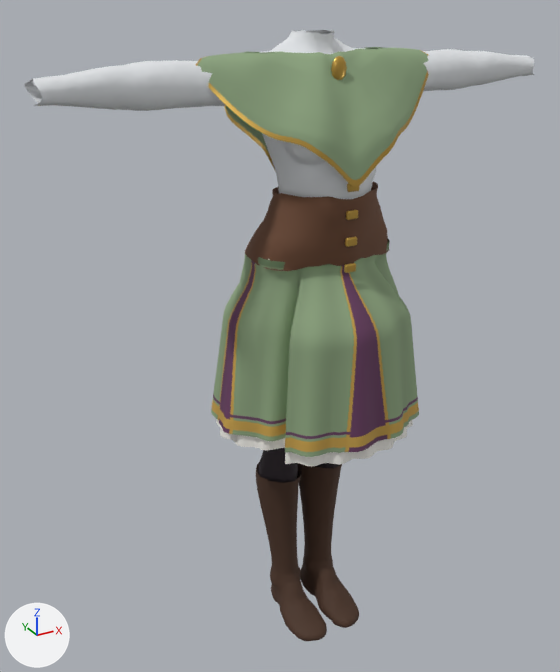
Two versions of the glTF model game/assets/models/characters/freyja_outfit.glb, one commit apart.
Both versions are drawn from a camera (50 mm lens) standing at (-0.789, -1.294, 1.401) and looking at (-0.055, 0.041, 0.734). Arrows for +X, +Y and +Z are at lower left; the lights stay in place. The first picture is the older version. Vertices at exactly the same position are counted once.

Objects in the first picture: 'Blouse', 'Boots', 'Capelet', 'Clasp', 'Corset', 'Petticoat', 'Skirt', 'Tights' and 4 more.
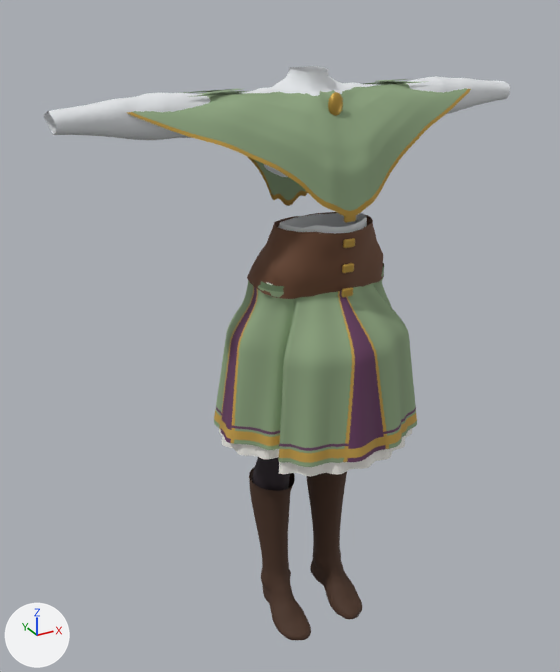
What changed in the scene script:
```text
Change me_face_baked_003:
    remove me_face_baked_003.from_pydata(...)  # 8608 vertices, 16932 faces; spans x -0.526..0.526, y -0.133..0.09, z 0.917..1.343
    add me_face_baked_003.from_pydata(...)  # 9484 vertices, 18498 faces; spans x -0.494..0.494, y -0.116..0.089, z 0.864..1.277
    me_face_baked_003 part 1: a new loose piece of 1856 vertices spanning x -0.134..0.134, y -0.112..0.089, z 0.864..1.011, in mat_m_outfit_linen (white #e4e7ea)
    me_face_baked_003 part 2: 1 vertex moved within x 0.119, y -0.026, z 1.209; 8607 vertices removed from x -0.526..0.526, y -0.133..0.09, z 0.917..1.343; 7627 vertices added at x -0.494..0.494, y -0.116..0.075, z 1.071..1.277
Change me_face_baked_005:
    remove me_face_baked_005.from_pydata(...)  # 3770 vertices, 7488 faces; spans x -0.11..0.109, y -0.134..0.101, z 0.011..0.406
    add me_face_baked_005.from_pydata(...)  # 4862 vertices, 9636 faces; spans x -0.129..0.129, y -0.11..0.098, z 0.009..0.393
    me_face_baked_005 part 3: the loose piece of 1885 vertices spanning x 0.005..0.109, y -0.134..0.101, z 0.011..0.406 is rebuilt with 2431 vertices and now spans x 0.025..0.129, y -0.11..0.098, z 0.009..0.393
    me_face_baked_005 part 4: the loose piece of 1885 vertices spanning x -0.11..-0.005, y -0.134..0.101, z 0.011..0.406 is rebuilt with 2431 vertices and now spans x -0.129..-0.025, y -0.11..0.098, z 0.009..0.393
Change me_capelet:
    remove me_capelet.from_pydata(...)  # 2688 vertices, 5120 faces; spans x -0.249..0.248, y -0.144..0.094, z 1.056..1.31
    add me_capelet.from_pydata(...)  # 2688 vertices, 5120 faces; spans x -0.382..0.382, y -0.132..0.103, z 0.996..1.247
    me_capelet part 5: 2688 of 2688 vertices moved; they spanned x -0.249..0.248, y -0.144..0.094, z 1.056..1.31 and now span x -0.382..0.382, y -0.132..0.103, z 0.996..1.247; mean shift (0.0, 0.007, -0.062)
Change me_clasp:
    remove me_clasp.from_pydata(...)  # 52 vertices, 100 faces; spans x -0.0152..0.0152, y -0.0813..-0.0693, z 1.2602..1.3042
    add me_clasp.from_pydata(...)  # 52 vertices, 100 faces; spans x -0.0152..0.0152, y -0.0736..-0.0616, z 1.1984..1.2424
    me_clasp part 6: the whole mesh is moved by (0.0, 0.0077, -0.0618)
Change me_face_baked_004:
    remove me_face_baked_004.from_pydata(...)  # 322 vertices, 544 faces; spans x -0.149..0.148, y -0.13..0.097, z 0.927..1.069
    add me_face_baked_004.from_pydata(...)  # 350 vertices, 610 faces; spans x -0.144..0.144, y -0.123..0.1, z 0.866..1.002
    me_face_baked_004 part 7: 322 vertices removed from x -0.149..0.148, y -0.13..0.097, z 0.927..1.069; 350 vertices added at x -0.144..0.144, y -0.123..0.1, z 0.866..1.002
Change me_petticoat:
    remove me_petticoat.from_pydata(...)  # 3200 vertices, 6144 faces; spans x -0.222..0.221, y -0.225..0.182, z 0.56..0.948
    add me_petticoat.from_pydata(...)  # 3200 vertices, 6144 faces; spans x -0.217..0.217, y -0.221..0.187, z 0.534..0.896
    me_petticoat part 8: 3200 of 3200 vertices moved; they spanned x -0.222..0.221, y -0.225..0.182, z 0.56..0.948 and now span x -0.217..0.217, y -0.221..0.187, z 0.534..0.896; mean shift (0.0, 0.004, -0.038)
Change me_skirt:
    remove me_skirt.from_pydata(...)  # 3200 vertices, 6144 faces; spans x -0.228..0.232, y -0.233..0.193, z 0.588..0.948
    add me_skirt.from_pydata(...)  # 3200 vertices, 6144 faces; spans x -0.223..0.228, y -0.229..0.197, z 0.562..0.896
    me_skirt part 9: 3200 of 3200 vertices moved; they spanned x -0.228..0.232, y -0.233..0.193, z 0.588..0.948 and now span x -0.223..0.228, y -0.229..0.197, z 0.562..0.896; mean shift (0.0, 0.004, -0.038)
Change me_face_baked_002:
    remove me_face_baked_002.from_pydata(...)  # 6407 vertices, 12560 faces; spans x -0.154..0.153, y -0.111..0.096, z 0.082..0.984
    add me_face_baked_002.from_pydata(...)  # 8555 vertices, 16856 faces; spans x -0.146..0.146, y -0.105..0.093, z 0.086..0.932
    me_face_baked_002 part 10: 4 vertices moved within x -0.065..0.065, y -0.01..0.058, z 0.394..0.606; 6402 vertices removed from x -0.154..0.153, y -0.111..0.096, z 0.082..0.984; 8550 vertices added at x -0.146..0.146, y -0.105..0.093, z 0.086..0.932
```

Location of each change, [x1, y1, x2, y2] in pixels of the pictures (560 x 672 px; the box of a moved part takes in the faces that stretch with it):
'Skirt', reshaped (6% shorter): before [211, 239, 419, 457]; after [214, 263, 417, 467]
'Capelet', reshaped (47% wider): before [196, 47, 429, 187]; after [127, 79, 471, 217]
'Blouse', reshaped (9% narrower): before [24, 30, 534, 199]; after [44, 66, 510, 234]
'Boots', reshaped (10% wider): before [256, 462, 359, 641]; after [249, 467, 362, 640]
'Corset', reshaped: before [245, 182, 389, 271]; after [247, 212, 384, 299]
'Petticoat', reshaped (mostly hidden): before [216, 259, 413, 467]; after [219, 282, 412, 477]
'Tights', reshaped: before [258, 448, 339, 483]; after [252, 457, 290, 491]
'Clasp', moved: before [331, 56, 347, 80]; after [328, 92, 343, 116]
part 1 of me_face_baked_003, added: after [278, 213, 367, 234]
part 2 of me_face_baked_003, moved or reshaped: before [24, 30, 534, 199]; after [44, 66, 510, 177]
part 3 of me_face_baked_005, rebuilt (7% narrower, 10% shorter): before [299, 463, 359, 628]; after [306, 471, 362, 619]
part 4 of me_face_baked_005, rebuilt (12% narrower): before [256, 462, 327, 641]; after [249, 467, 311, 640]
